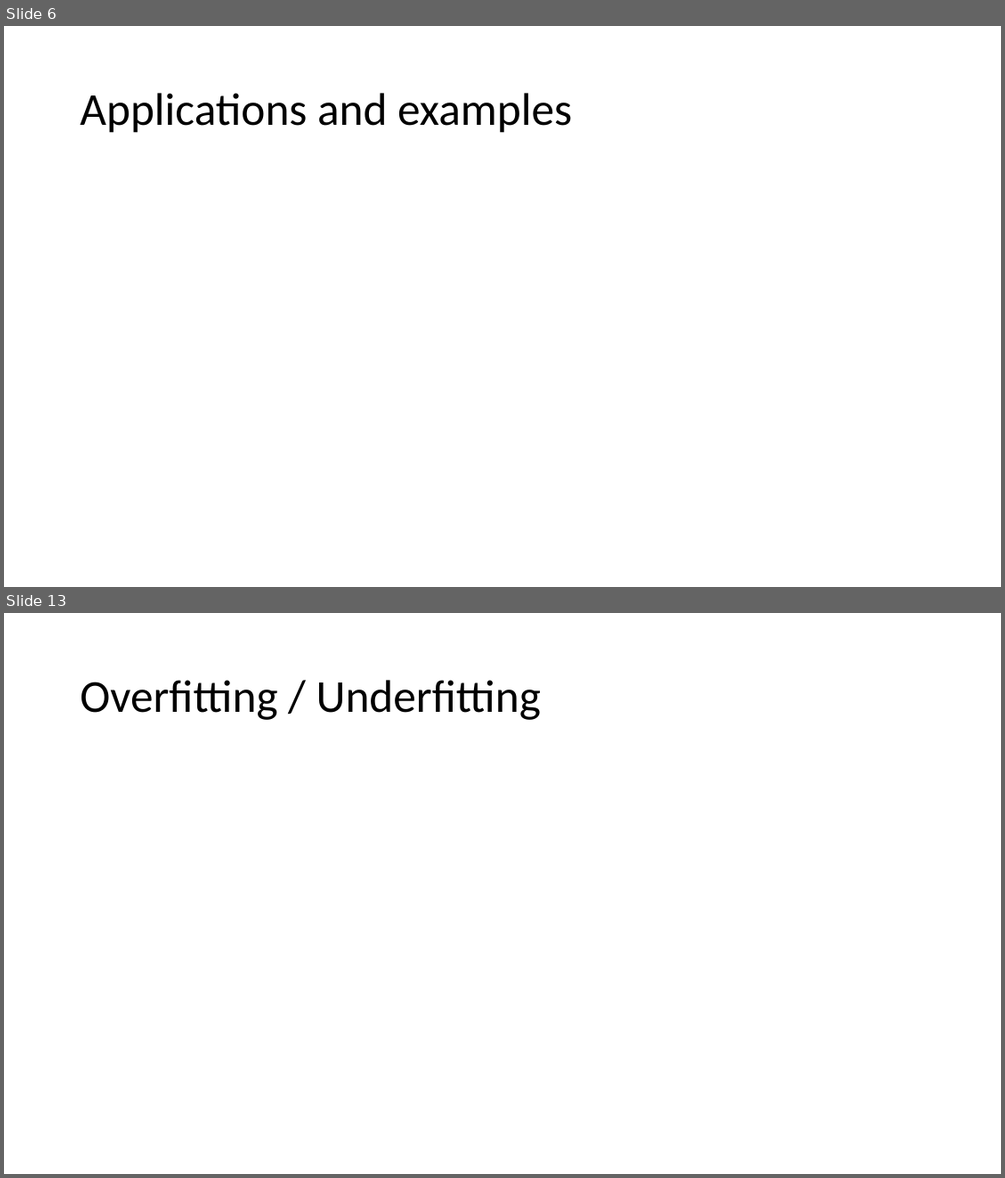
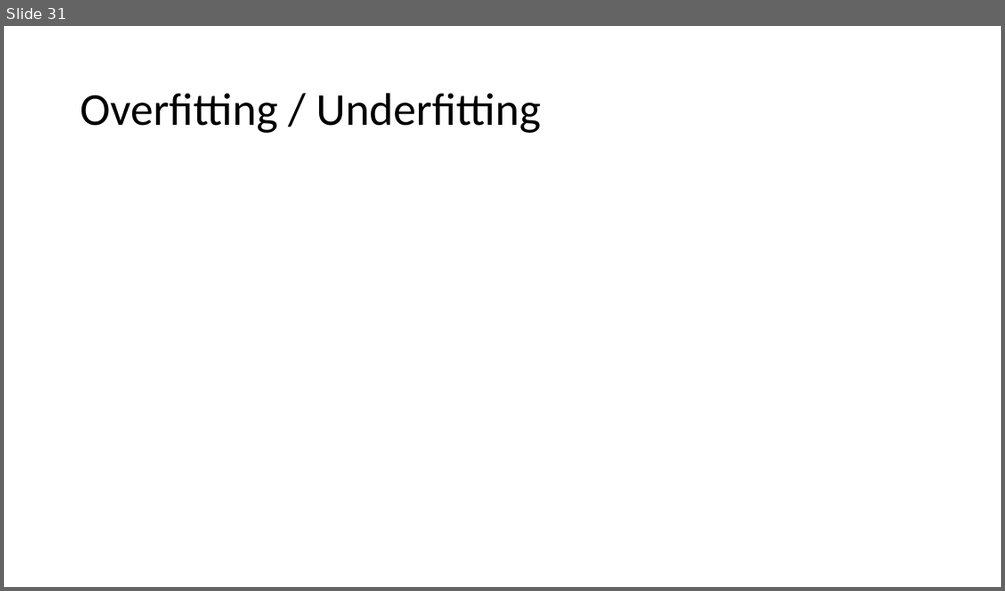
Before and after one commit to alishibli97/peca, a slide deck: slides.pptx. Shown one above the other, each under a label of ours: slides 6 and 13 before the commit, slide 31 after it; the slides between them are not shown. The pictures are 1005x1178 and 1005x591 pixels, drawn with LibreOffice and Linux fonts; fonts in the diff are those of the drawing. Boxes give left, top, right and bottom in pixels: in the first picture for what was removed or moved away, otherwise in the second. Text is boxed around its words. In the diff, an @@ line names an element or a change of style, - is before the commit and + after.

```diff
--- a/slides.pptx
+++ b/slides.pptx
@@ slide 6 removed at bbox=[4, 26, 1001, 587], background #FFFFFF @@
@@ title removed at bbox=[80, 93, 572, 133] @@
-Applications and examples
@@ what was slide 13 is now slide 31 @@
```
Also in this commit, not shown: 6 slides changed, 24 slides added, 5 other slides removed.
